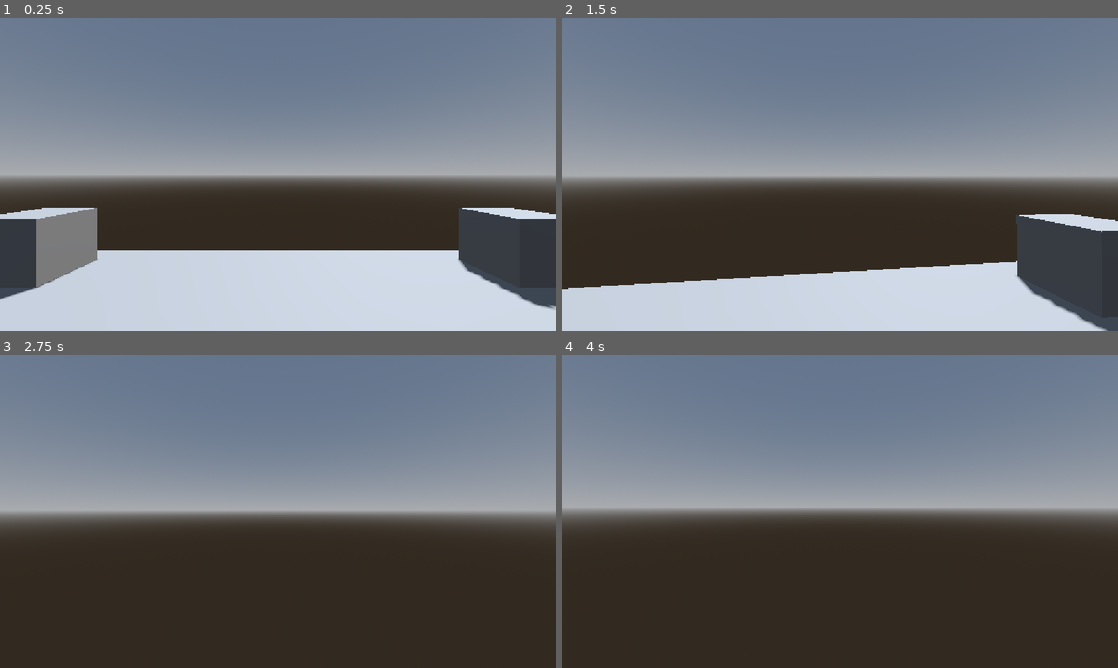
Above: before the commit, frames 1-4 (two rows, left to right).
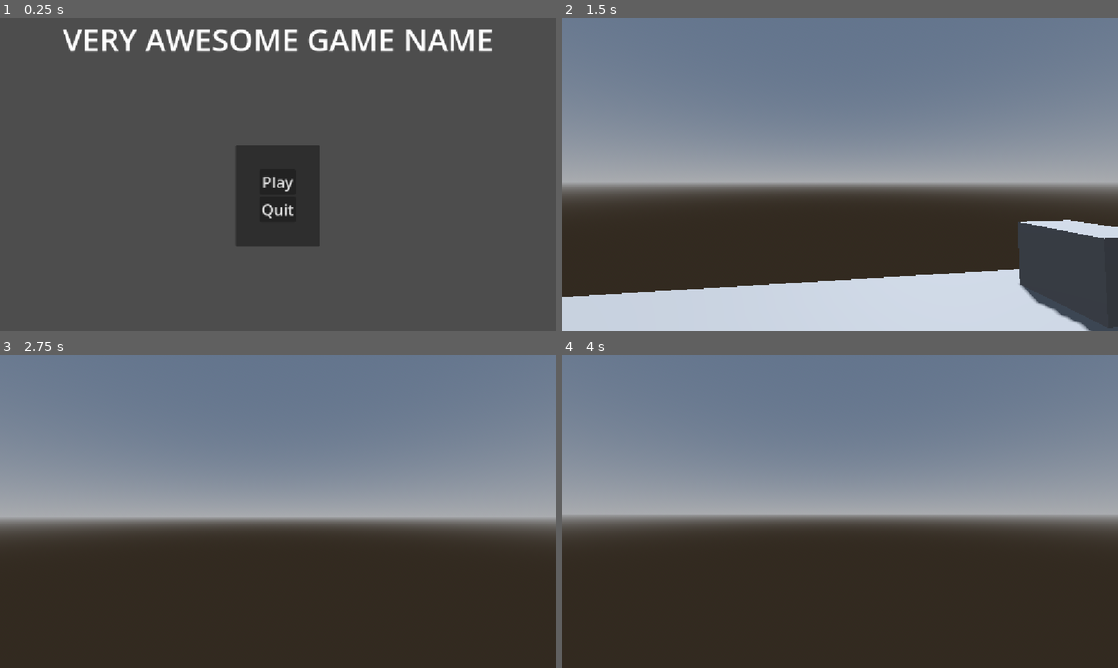
Above: after the commit, the same moments.

Repository: Krikmann/MachineGhost
Game: Godot game, scene res://Content/Menus/MainMenu/main_menu.tscn
Two runs of this game, one before a commit and one after it. Both use one fixed random seed, a clock stepped at 60 frames per second and the inputs below. Before the commit the project starts from res://Content/main.tscn.
Inputs (mouse positions are in pixels of both pictures, inside the frame that each line leads up to):
- Up to frame 1 (0.25 s): no input
- Up to frame 2 (1.5 s): click (840, 180) at 0.5 s, where only the run after the commit has a clickable "Play"; tap Enter at 1.25 s; move the mouse to (867, 174) at 1.27 s; hold W (up) from 1.28 s (still down)
- Up to frame 3 (2.75 s): keep holding W (up); tap Space (jump) at 1.52, 2, 2.27 s; move the mouse to (250, 511) at 2.02 s
- Up to frame 4 (4 s): keep holding W (up); tap Enter at 2.75 s; move the mouse to (851, 505) at 2.77 s; tap Space (jump) at 3.5, 3.77 s; move the mouse to (834, 517) at 3.52 s

The runs differ from the first frame. In frame 1, 92% of the frame differs, in the area x 0-100%, y 0-100%; in frame 2, 7.9%; in frame 3, 4.6%; in frame 4, 4.7%.

Commit message:
init menus

Diff:
--- /dev/null
+++ b/ghost-machine/Content/Menus/MainMenu/main_menu.gd
@@ -0,0 +1,10 @@
+extends CanvasLayer
+
+const MAIN = preload("uid://cjmby5iqx70im")
+
+func _on_play_button_pressed() -> void:
+	get_tree().change_scene_to_packed(MAIN)
+
+
+func _on_quit_button_pressed() -> void:
+	get_tree().quit()
--- /dev/null
+++ b/ghost-machine/Content/Menus/MainMenu/main_menu.tscn
@@ -0,0 +1,61 @@
+[gd_scene format=3 uid="uid://c2nl407g0akrk"]
+
+[ext_resource type="Script" uid="uid://co15d81b5h520" path="res://Content/Menus/MainMenu/main_menu.gd" id="1_urgqi"]
+
+[node name="MainMenu" type="CanvasLayer" unique_id=385488843]
+script = ExtResource("1_urgqi")
+
+[node name="MarginContainer" type="CenterContainer" parent="." unique_id=2018671471]
+anchors_preset = 15
+anchor_right = 1.0
+anchor_bottom = 1.0
+grow_horizontal = 2
+grow_vertical = 2
+
+[node name="MarginContainer" type="MarginContainer" parent="MarginContainer" unique_id=1490526150]
+layout_mode = 2
+theme_override_constants/margin_top = 88
+
+[node name="PanelContainer" type="PanelContainer" parent="MarginContainer/MarginContainer" unique_id=1190985772]
+layout_mode = 2
+
+[node name="MarginContainer" type="MarginContainer" parent="MarginContainer/MarginContainer/PanelContainer" unique_id=2106273002]
+layout_mode = 2
+theme_override_constants/margin_left = 50
+theme_override_constants/margin_top = 50
+theme_override_constants/margin_right = 50
+theme_override_constants/margin_bottom = 50
+
+[node name="VBoxContainer" type="VBoxContainer" parent="MarginContainer/MarginContainer/PanelContainer/MarginContainer" unique_id=454052618]
+layout_mode = 2
+alignment = 1
+
+[node name="PlayButton" type="Button" parent="MarginContainer/MarginContainer/PanelContainer/MarginContainer/VBoxContainer" unique_id=1993864965]
+layout_mode = 2
+theme_override_font_sizes/font_size = 32
+text = "Play
+"
+
+[node name="QuitButton" type="Button" parent="MarginContainer/MarginContainer/PanelContainer/MarginContainer/VBoxContainer" unique_id=1852139340]
+layout_mode = 2
+theme_override_font_sizes/font_size = 32
+text = "Quit
+
+"
+
+[node name="MarginContainer2" type="MarginContainer" parent="." unique_id=950224626]
+anchors_preset = 5
+anchor_left = 0.5
+anchor_right = 0.5
+offset_left = -20.0
+offset_right = 20.0
+offset_bottom = 40.0
+grow_horizontal = 2
+
+[node name="Label" type="Label" parent="MarginContainer2" unique_id=651687880]
+layout_mode = 2
+theme_override_font_sizes/font_size = 64
+text = "VERY AWESOME GAME NAME"
+
+[connection signal="pressed" from="MarginContainer/MarginContainer/PanelContainer/MarginContainer/VBoxContainer/PlayButton" to="." method="_on_play_button_pressed"]
+[connection signal="pressed" from="MarginContainer/MarginContainer/PanelContainer/MarginContainer/VBoxContainer/QuitButton" to="." method="_on_quit_button_pressed"]
--- /dev/null
+++ b/ghost-machine/Content/Menus/PauseMenu/pause_menu.gd
@@ -0,0 +1,31 @@
+class_name PauseMenu extends CanvasLayer
+
+const MAIN_MENU = preload("uid://c2nl407g0akrk")
+
+@export var root: Control
+
+func _ready() -> void:
+	unpause()
+
+func _unhandled_input(event: InputEvent) -> void:
+	if event.is_action_pressed("quit"): pause()
+
+func unpause() -> void:
+	get_tree().paused = false
+	visible = false
+	root.mouse_filter = Control.MOUSE_FILTER_IGNORE
+	Input.mouse_mode = Input.MOUSE_MODE_CAPTURED
+
+func pause() -> void:
+	get_tree().paused = true
+	visible = true
+	root.mouse_filter = Control.MOUSE_FILTER_STOP
+	Input.mouse_mode = Input.MOUSE_MODE_VISIBLE
+
+func _on_continue_button_pressed() -> void:
+	print("CONTINUE")
+	unpause()
+
+func _on_quit_button_pressed() -> void:
+	print("QUIT")
+	get_tree().quit()
--- /dev/null
+++ b/ghost-machine/Content/Menus/PauseMenu/pause_menu.tscn
@@ -0,0 +1,64 @@
+[gd_scene format=3 uid="uid://bdyq3s8it2vn6"]
+
+[ext_resource type="Script" uid="uid://ouc0s5dvadyt" path="res://Content/Menus/PauseMenu/pause_menu.gd" id="1_u5yow"]
+
+[node name="PauseMenu" type="CanvasLayer" unique_id=2071463520 node_paths=PackedStringArray("root")]
+process_mode = 3
+script = ExtResource("1_u5yow")
+root = NodePath("Root")
+
+[node name="Root" type="Control" parent="." unique_id=1487050117]
+layout_mode = 3
+anchors_preset = 15
+anchor_right = 1.0
+anchor_bottom = 1.0
+grow_horizontal = 2
+grow_vertical = 2
+size_flags_horizontal = 3
+size_flags_vertical = 3
+
+[node name="CenterContainer" type="CenterContainer" parent="Root" unique_id=1681300730]
+layout_mode = 1
+anchors_preset = 15
+anchor_right = 1.0
+anchor_bottom = 1.0
+grow_horizontal = 2
+grow_vertical = 2
+
+[node name="PanelContainer" type="PanelContainer" parent="Root/CenterContainer" unique_id=358018451]
+custom_minimum_size = Vector2(50, 50)
+layout_mode = 2
+
+[node name="MarginContainer" type="MarginContainer" parent="Root/CenterContainer/PanelContainer" unique_id=1174674505]
+layout_mode = 2
+theme_override_constants/margin_left = 50
+theme_override_constants/margin_top = 50
+theme_override_constants/margin_right = 50
+theme_override_constants/margin_bottom = 50
+
+[node name="VBoxContainer2" type="VBoxContainer" parent="Root/CenterContainer/PanelContainer/MarginContainer" unique_id=116692395]
+layout_mode = 2
+theme_override_constants/separation = 50
+alignment = 2
+
+[node name="Label" type="Label" parent="Root/CenterContainer/PanelContainer/MarginContainer/VBoxContainer2" unique_id=714709976]
+layout_mode = 2
+theme_override_font_sizes/font_size = 64
+text = "PAUSED"
+horizontal_alignment = 1
+
+[node name="VBoxContainer" type="VBoxContainer" parent="Root/CenterContainer/PanelContainer/MarginContainer/VBoxContainer2" unique_id=1247520592]
+layout_mode = 2
+
+[node name="ContinueButton" type="Button" parent="Root/CenterContainer/PanelContainer/MarginContainer/VBoxContainer2/VBoxContainer" unique_id=2111760897]
+layout_mode = 2
+theme_override_font_sizes/font_size = 32
+text = "Continue"
+
+[node name="QuitButton" type="Button" parent="Root/CenterContainer/PanelContainer/MarginContainer/VBoxContainer2/VBoxContainer" unique_id=1350976344]
+layout_mode = 2
+theme_override_font_sizes/font_size = 32
+text = "Quit"
+
+[connection signal="pressed" from="Root/CenterContainer/PanelContainer/MarginContainer/VBoxContainer2/VBoxContainer/ContinueButton" to="." method="_on_continue_button_pressed"]
+[connection signal="pressed" from="Root/CenterContainer/PanelContainer/MarginContainer/VBoxContainer2/VBoxContainer/QuitButton" to="." method="_on_quit_button_pressed"]
--- a/ghost-machine/Content/Player/player.gd
+++ b/ghost-machine/Content/Player/player.gd
@@ -12,7 +12,7 @@
 func _unhandled_input(event: InputEvent) -> void:
 	# Capture mouse at the start of game
 	# TODO move elsewhere later maybe
-	if event.is_action_pressed("quit"): get_tree().quit()
+	#if event.is_action_pressed("quit"): get_tree().quit()
 
 	# Camera movement
 	if event is InputEventMouseMotion:
--- a/ghost-machine/Content/main.tscn
+++ b/ghost-machine/Content/main.tscn
@@ -1,5 +1,6 @@
 [gd_scene format=4 uid="uid://cjmby5iqx70im"]
 
+[ext_resource type="PackedScene" uid="uid://bdyq3s8it2vn6" path="res://Content/Menus/PauseMenu/pause_menu.tscn" id="1_nf1mn"]
 [ext_resource type="PackedScene" uid="uid://bh0f4pqhqta3q" path="res://Content/Player/player.tscn" id="1_u3q0n"]
 
 [sub_resource type="ProceduralSkyMaterial" id="ProceduralSkyMaterial_u3q0n"]
@@ -36,6 +37,8 @@
 [node name="WorldEnvironment" type="WorldEnvironment" parent="." unique_id=151092833]
 environment = SubResource("Environment_2jbd6")
 
+[node name="PauseMenu" parent="." unique_id=2071463520 instance=ExtResource("1_nf1mn")]
+
 [node name="Platform" type="StaticBody3D" parent="." unique_id=753999886]
 
 [node name="CSGBakedCollisionShape3D" type="CollisionShape3D" parent="Platform" unique_id=82826354]
--- a/ghost-machine/project.godot
+++ b/ghost-machine/project.godot
@@ -11,7 +11,7 @@
 [application]
 
 config/name="GhostMachine"
-run/main_scene="uid://cjmby5iqx70im"
+run/main_scene="uid://c2nl407g0akrk"
 config/features=PackedStringArray("4.7", "GL Compatibility")
 config/icon="res://icon.svg"
 
Not shown, added: ghost-machine/Content/Menus/MainMenu/main_menu.gd.uid
Not shown, added: ghost-machine/Content/Menus/PauseMenu/pause_menu.gd.uid
Not shown, changed: ghost-machine/.gitignore
